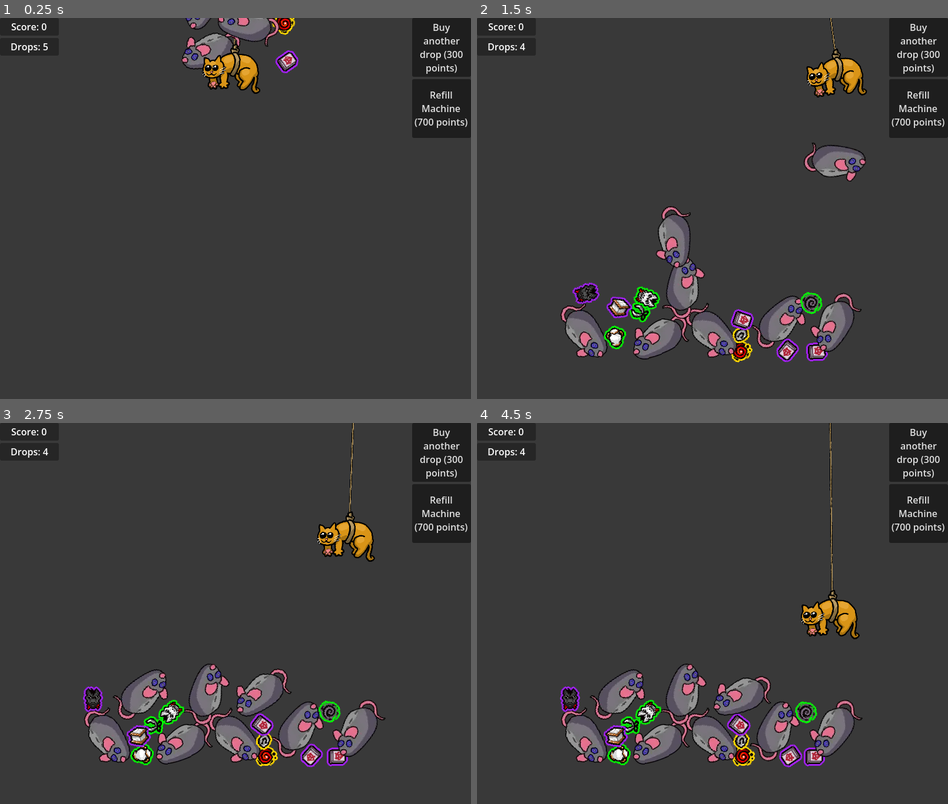
Above: before the commit, frames 1-4 (two rows, left to right).
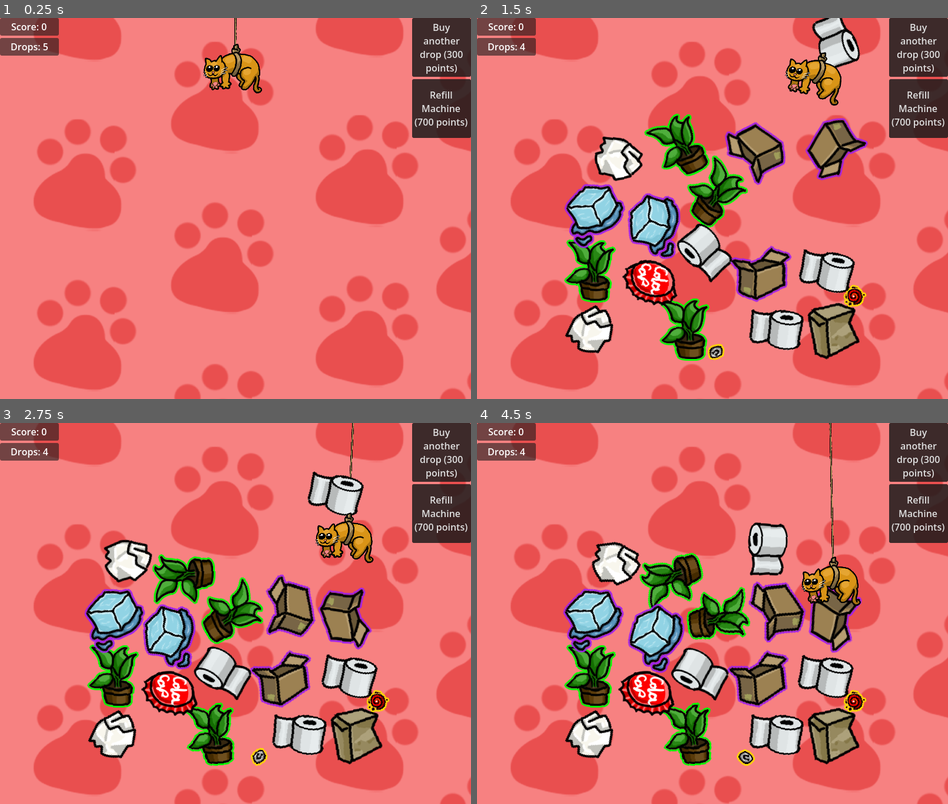
Above: after the commit, the same moments.

Repository: lostintransit0/Paw-Machine
Game: Godot game, scene res://Scenes/Main.tscn
Same seed, same stepped clock (60 frames per second), same inputs: the game is played once before the commit and once after it.
Inputs:
- Up to frame 1 (0.25 s): no input
- Up to frame 2 (1.5 s): hold D (right) 0.53-1.28 s; hold Space (ClawDown) from 1.28 s (still down)
- Up to frame 3 (2.75 s): release Space (ClawDown) at 2.03 s; hold D (right) from 2.03 s (still down)
- Up to frame 4 (4.5 s): release D (right) at 3.53 s; hold Left (left) from 3.53 s (still down)

The runs differ from the first frame. In frame 1, 99% of the frame differs, in the area x 0-100%, y 0-100%; in frame 2, 99%; in frame 3, 98%; in frame 4, 99%.

Commit message:
art pass one
Added backgound texture and the first half of the updated item sprites.

Diff:
--- a/Scenes/Main.tscn
+++ b/Scenes/Main.tscn
@@ -6,6 +6,7 @@
 [ext_resource type="Texture2D" uid="uid://6jyka0evdoq0" path="res://OtherSprites/cat.webp" id="4_vy5pj"]
 [ext_resource type="Script" uid="uid://vrb4qbtfuvms" path="res://Scripts/spawner.gd" id="5_bmxlf"]
 [ext_resource type="AudioStream" uid="uid://cgwq0w4vfuix4" path="res://Kevin MacLeod_ Monkeys Spinning Monkeys.mp3" id="6_4kpch"]
+[ext_resource type="Texture2D" uid="uid://qs4hoe8673wa" path="res://OtherSprites/game-background_1.png" id="7_jw32o"]
 
 [sub_resource type="CircleShape2D" id="CircleShape2D_glv2v"]
 radius = 8.0
@@ -220,3 +221,7 @@
 volume_db = -9.904
 autoplay = true
 parameters/looping = true
+
+[node name="Sprite2D" type="Sprite2D" parent="." unique_id=1471359117]
+z_index = -2000
+texture = ExtResource("7_jw32o")
Binary file added: Items/COMMON/bottle-cap_red-cola.png
Not shown, added: Items/COMMON/bottle-cap_red-cola.png.import
Binary file removed: Items/COMMON/mouse-toy_new.webp
Not shown, removed: Items/COMMON/mouse-toy_new.webp.import
Binary file added: Items/COMMON/paper-stuffs_bag.png
Not shown, added: Items/COMMON/paper-stuffs_bag.png.import
Binary file added: Items/COMMON/paper-stuffs_ball.png
Not shown, added: Items/COMMON/paper-stuffs_ball.png.import
Binary file added: Items/COMMON/paper-stuffs_toilet.png
Not shown, added: Items/COMMON/paper-stuffs_toilet.png.import
Binary file removed: Items/RARE/A Pony.png
Not shown, removed: Items/RARE/A Pony.png.import
(and 73 more such lines)
